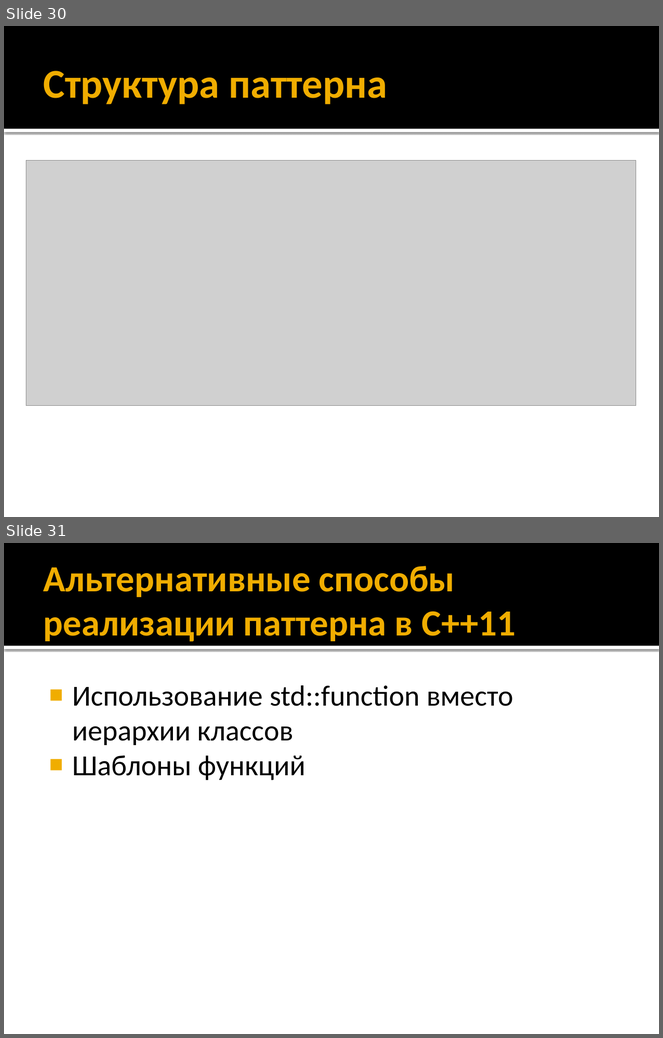
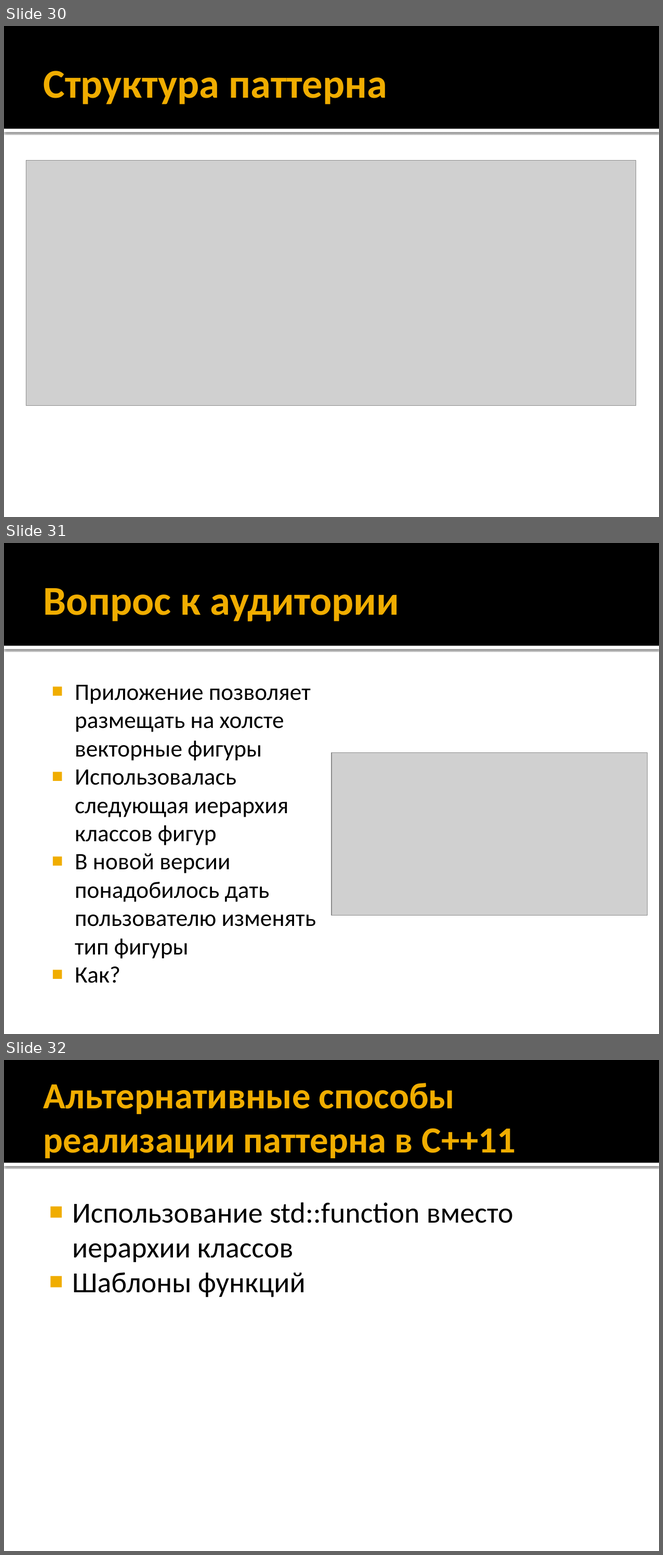
Before and after one commit to iv-sergius/ood, a slide deck: lectures/01.strategy/strategy.pptx. Shown one above the other, each under a label of ours: slides 30 and 31 before the commit, slides 30, 31 and 32 after it. The pictures are 663x1038 and 663x1555 pixels, drawn with LibreOffice and Linux fonts; fonts in the diff are those of the drawing; grey boxes stand for pictures. Boxes give left, top, right and bottom in pixels: in the first picture for what was removed or moved away, otherwise in the second. Text is boxed around its words. In the diff, an @@ line names an element or a change of style, - is before the commit and + after.

```diff
--- a/lectures/01.strategy/strategy.pptx
+++ b/lectures/01.strategy/strategy.pptx
@@ slide 31 added at <box>4,543,659,1034</box>, background #FFFFFF; not listed: 2 template elements that a slide beside it also shows @@
@@ title added at <box>44,588,399,622</box>, 45 pt, text #F0AD00, bold @@
+Вопрос к аудитории
@@ text added at <box>75,685,316,983</box>, 25.9 pt, text #000000 @@
+■ Приложение позволяет размещать на холсте векторные фигуры
+■ Использовалась следующая иерархия классов фигур
+■ В новой версии понадобилось дать пользователю изменять тип фигуры
+■ Как?
@@ picture added at <box>332,753,647,915</box> @@
@@ what was slide 31 is now slide 32 @@
```
Also in this commit, not shown: 1 slide changed, 1 other file.
